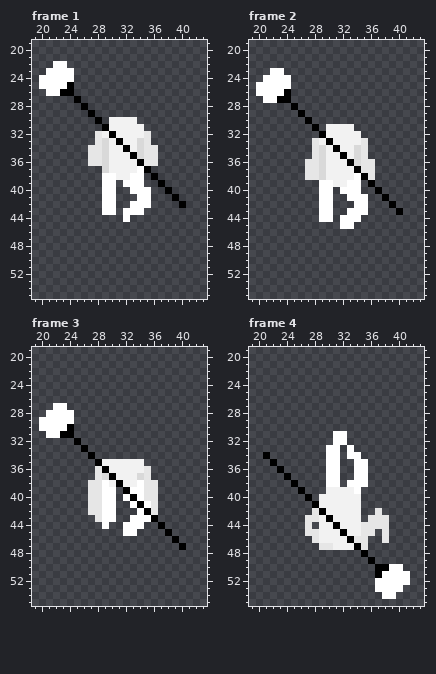
Pixel-art file -- Assets/Art/Characters/Player/Roll/Player_Roll_Up.aseprite. Above: the version before the commit.
64x64 pixels, 8 frames. Shown: frame 1: x 19..43, y 19..55; frame 2: x 19..43, y 19..55; frame 3: x 19..43, y 19..55; frame 4: x 19..43, y 19..55. The commit also changed other frames, which this record leaves out.
Now the later version:
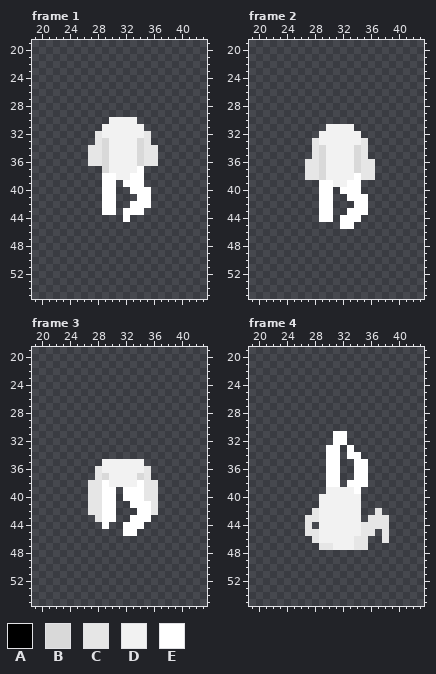
Palette (. is transparent): A #000000  B #d9d9d9  C #e6e6e6  D #f2f2f2  E #ffffff
Edits made:
layer "Weapons/Staff" now hidden
--- frame 1
@@ x 19..43 @@
 21 .........................
-22 ...EE....................
-23 ..EEEE...................
-24 .EEEEE...................
-25 .EEEEA...................
-26 ..EEAA...................
-27 ......A..................
-28 .......A.................
-29 ........A................
-30 .........A.DDDD..........
-31 ..........ADDDDD.........
-32 .........CDADDDDC........
-33 .........CBDADDBC........
-34 ........CCBDDADBCC.......
-35 ........CCBDDDABCC.......
-36 ........CCBDDDDACC.......
-37 ..........BDDDDEA........
-38 ..........EEDDEE.A.......
-39 ..........EE.EEE..A......
-40 ..........EE..EEE..A.....
-41 ..........EE...EE...A....
-42 ..........EE..EEE....A...
+22 .........................
+23 .........................
+24 .........................
+25 .........................
+26 .........................
+27 .........................
+28 .........................
+29 .........................
+30 ...........DDDD..........
+31 ..........DDDDDD.........
+32 .........CDDDDDDC........
+33 .........CBDDDDBC........
+34 ........CCBDDDDBCC.......
+35 ........CCBDDDDBCC.......
+36 ........CCBDDDDBCC.......
+37 ..........BDDDDE.........
+38 ..........EEDDEE.........
+39 ..........EE.EEE.........
+40 ..........EE..EEE........
+41 ..........EE...EE........
+42 ..........EE..EEE........
 43 ..........EE.EEE.........
--- frame 2
@@ x 19..43 @@
 22 .........................
-23 ...EE....................
-24 ..EEEE...................
-25 .EEEEE...................
-26 .EEEEA...................
-27 ..EEAA...................
-28 ......A..................
-29 .......A.................
-30 ........A................
-31 .........A.DDDD..........
-32 ..........ADDDDD.........
-33 .........CDADDDDC........
-34 .........CBDADDBC........
-35 .........CBDDADBC........
-36 ........CCBDDDABCC.......
-37 ........CCBDDDDACC.......
-38 ........CCBDDDDEAC.......
-39 ..........EEDDEE.A.......
-40 ..........EE.EEE..A......
-41 ..........EE..EEE..A.....
-42 ..........EE...EE...A....
-43 ..........EE..EEE....A...
+23 .........................
+24 .........................
+25 .........................
+26 .........................
+27 .........................
+28 .........................
+29 .........................
+30 .........................
+31 ...........DDDD..........
+32 ..........DDDDDD.........
+33 .........CDDDDDDC........
+34 .........CBDDDDBC........
+35 .........CBDDDDBC........
+36 ........CCBDDDDBCC.......
+37 ........CCBDDDDBCC.......
+38 ........CCBDDDDECC.......
+39 ..........EEDDEE.........
+40 ..........EE.EEE.........
+41 ..........EE..EEE........
+42 ..........EE...EE........
+43 ..........EE..EEE........
 44 ..........EE.EEE.........
--- frame 3
@@ x 19..43 @@
 26 .........................
-27 ...EE....................
-28 ..EEEE...................
-29 .EEEEE...................
-30 .EEEEA...................
-31 ..EEAA...................
-32 ......A..................
-33 .......A.................
-34 ........A................
-35 .........ADDDDDD.........
-36 .........CADDDDDC........
-37 .........CBADDDBC........
-38 ........CCEDADDECC.......
-39 ........CCEE.AEECC.......
-40 ........CCEE.EAECC.......
-41 ........CCEE..EAEC.......
-42 ........CCEE...EAC.......
-43 .........CEE..EEEA.......
-44 ..........E..EEE..A......
-45 .............EE....A.....
-46 ....................A....
-47 .....................A...
+27 .........................
+28 .........................
+29 .........................
+30 .........................
+31 .........................
+32 .........................
+33 .........................
+34 .........................
+35 ..........DDDDDD.........
+36 .........CDDDDDDC........
+37 .........CBDDDDBC........
+38 ........CCEDDDDECC.......
+39 ........CCEE.EEECC.......
+40 ........CCEE.EEECC.......
+41 ........CCEE..EEEC.......
+42 ........CCEE...EEC.......
+43 .........CEE..EEE........
+44 ..........E..EEE.........
+45 .............EE..........
+46 .........................
+47 .........................
 48 .........................
--- frame 4
@@ x 19..43 @@
 33 ...........EE.E..........
-34 ..A........EE.EE.........
-35 ...A.......EE..EE........
-36 ....A......EE..EE........
-37 .....A.....EE..EE........
-38 ......A....EE.EEE........
-39 .......A...DDDDE.........
-40 ........A.DDDDDD.........
-41 .........ADDDDDD.........
-42 .........CADDDDD..C......
-43 ........CCDADDDD.CCC.....
-44 ........C.DDADDDCCCC.....
-45 ........CCDDDADDCC.C.....
-46 .........CDDDDACC..C.....
-47 ..........CCDDDAC........
-48 ................A........
-49 .................A.......
-50 ..................AAEE...
-51 ..................AEEEE..
-52 ..................EEEEE..
-53 ..................EEEE...
-54 ...................EE....
+34 ...........EE.EE.........
+35 ...........EE..EE........
+36 ...........EE..EE........
+37 ...........EE..EE........
+38 ...........EE.EEE........
+39 ...........DDDDE.........
+40 ..........DDDDDD.........
+41 ..........DDDDDD.........
+42 .........CDDDDDD..C......
+43 ........CCDDDDDD.CCC.....
+44 ........C.DDDDDDCCCC.....
+45 ........CCDDDDDDCC.C.....
+46 .........CDDDDDCC..C.....
+47 ..........CCDDDCC........
+48 .........................
+49 .........................
+50 .........................
+51 .........................
+52 .........................
+53 .........................
+54 .........................
 55 .........................
